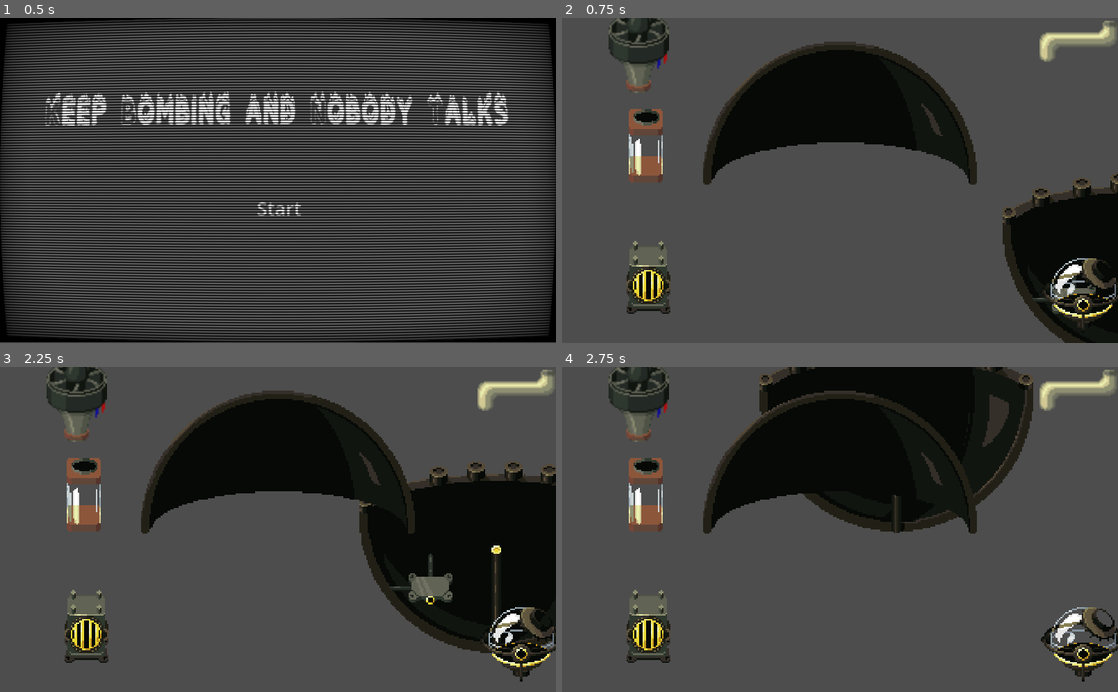
Above: before the commit, frames 1-4 (two rows, left to right).
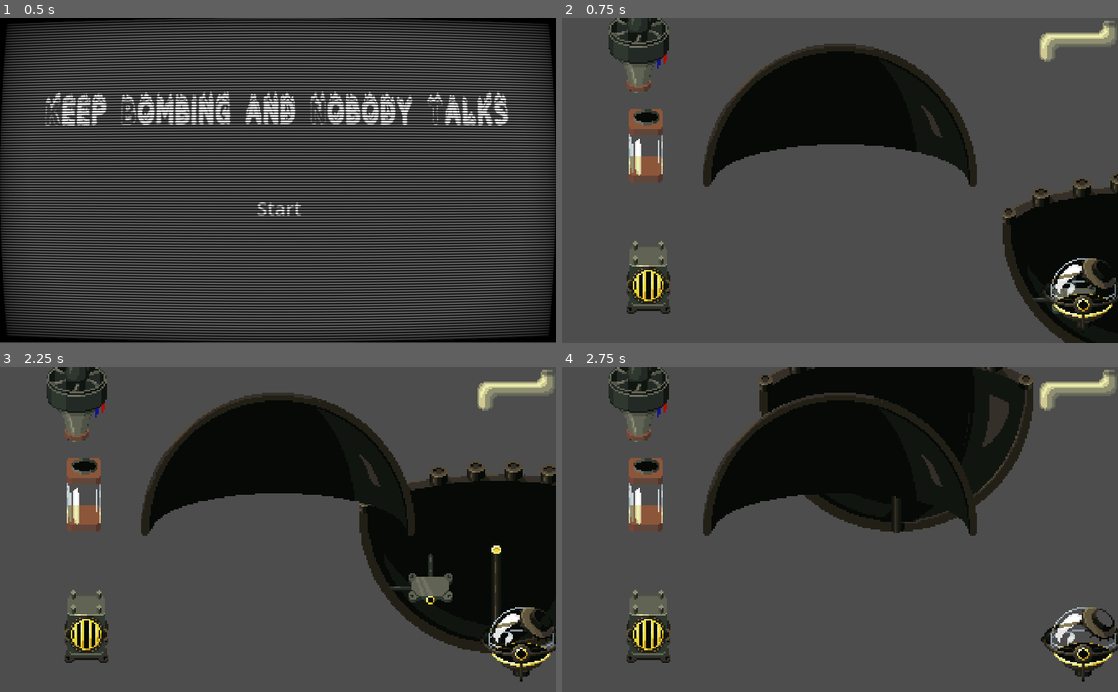
Above: after the commit, the same moments.

Repository: MarianPoirot/Gamejam-construire
Game: Godot game, scene res://Scenes/World/Opening.tscn
The game is run twice, just before and just after one commit, with the same random seed, the same clock (stepped at 60 frames per second) and the same inputs.
Inputs (mouse positions are in pixels of both pictures, inside the frame that each line leads up to):
- Up to frame 1 (0.5 s): no input
- Up to frame 2 (0.75 s): click "Start" at 0.5 s
- Up to frame 3 (2.25 s): tap Enter at 1.25 s; drag from (278, 461) to (461, 643) at 1.27 s; tap Space (start) at 2 s; drag from (522, 643) to (278, 461) at 2.02 s
- Up to frame 4 (2.75 s): no input

Frame 1 is identical in both runs. In frame 2, 1.0% of the frame differs, in the area x 8-100%, y 0-52%; in frame 3, 1.0%; in frame 4, 0.9%.

Commit message:
la coque ferme comme il faut

Diff:
--- a/Scenes/Pieces/coque_supérieure.tscn
+++ b/Scenes/Pieces/coque_supérieure.tscn
@@ -15,6 +15,8 @@
 metadata/_edit_group_ = true
 
 [node name="Sprite2D" type="Sprite2D" parent="." index="2"]
+texture_filter = 1
+position = Vector2(0, 1)
 texture = ExtResource("2_mr4iu")
 
 [node name="ancre_coque_inf" parent="recepteurAncre" index="0" instance=ExtResource("3_msov2")]
--- a/Scenes/World/Main.tscn
+++ b/Scenes/World/Main.tscn
@@ -13,7 +13,6 @@
 script = ExtResource("1_vn17v")
 
 [node name="Coque_inf" parent="." instance=ExtResource("3_k3jia")]
-texture_filter = 1
 position = Vector2(1064, 464)
 scale = Vector2(3, 3)
 
@@ -37,9 +36,11 @@
 scale = Vector2(3, 3)
 
 [node name="ConduitVapeur" parent="." instance=ExtResource("6_bnl4o")]
+texture_filter = 1
 position = Vector2(951, 43)
 scale = Vector2(3, 3)
 
 [node name="Turbine" parent="." instance=ExtResource("7_pxymf")]
+texture_filter = 1
 position = Vector2(141, 53)
 scale = Vector2(3, 3)
Not shown: 1 places in Scenes/Pieces/coque_supérieure.tscn that only renumber resources
Not shown: 1 places in Scenes/World/Main.tscn that only renumber resources
